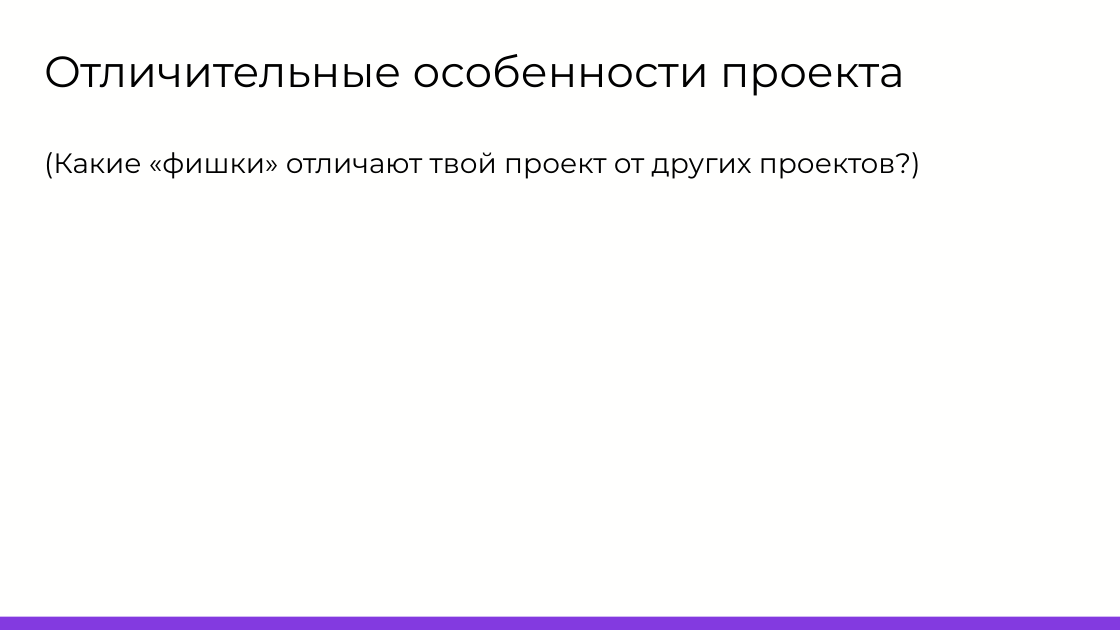
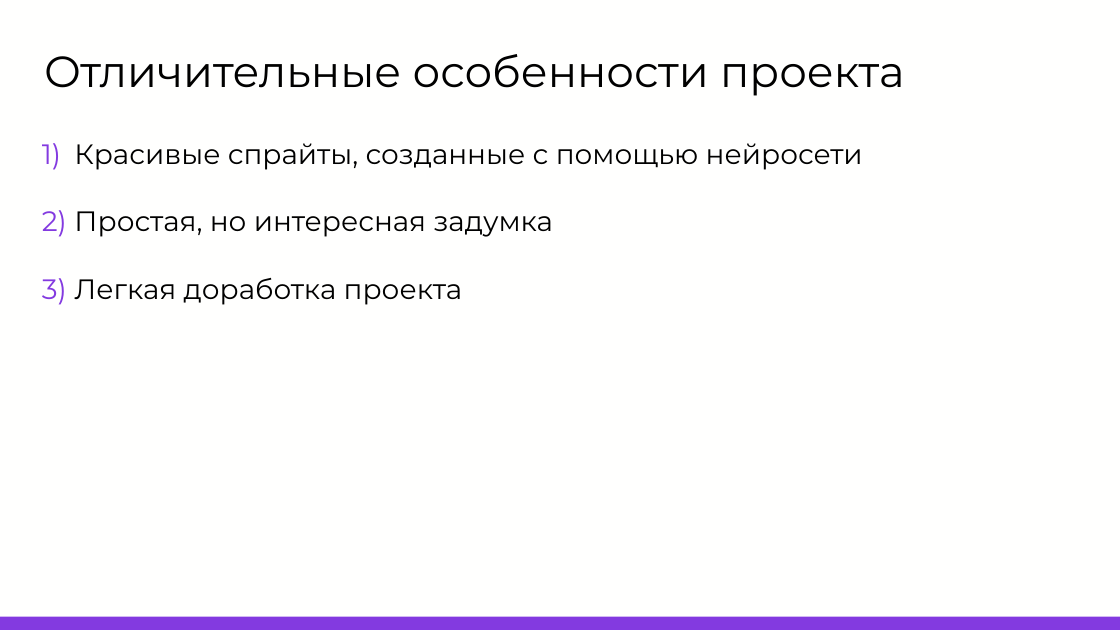
Before and after one commit to Spekushka/AlgoItog, a slide deck: slide 6 of резентация.pptx (slide 7 before the commit). Drawn at 1120x630 pixels with LibreOffice and Linux fonts; fonts in the diff are those of the drawing; background and template pictures are left out. Boxes give left, top, right and bottom in pixels: in the first picture for what was removed or moved away, otherwise in the second. Text is boxed around its words. In the diff, an @@ line names an element or a change of style, - is before the commit and + after.

```diff
--- a/резентация.pptx
+++ b/резентация.pptx
@@ text at (x1=74, y1=143, x2=863, y2=305): text changed @@
-(Какие «фишки» отличают твой проект от других проектов?)
+1) Красивые спрайты, созданные с помощью нейросети
+2) Простая, но интересная задумка
+3) Легкая доработка проекта
```
Also in this commit, not shown: 4 other slides changed, 1 slide removed.
